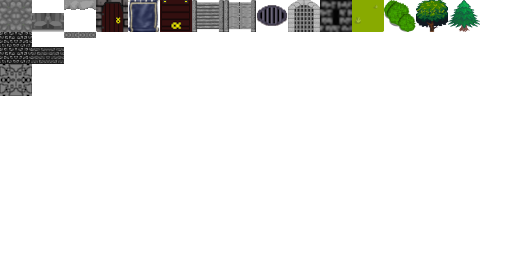
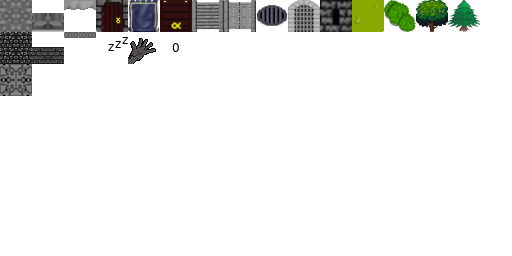
Layered file, before and after one edit (w=512, h=256). Changes by layer:
added layer "Pasted Layer #5" above "Pasted Layer #4" over [172, 43, 179, 52]
added layer "Pasted Layer #4" above "Pasted Layer #3" over [128, 38, 156, 64]
added layer "Pasted Layer #3" above "Pasted Layer #1" over [108, 37, 128, 51]
